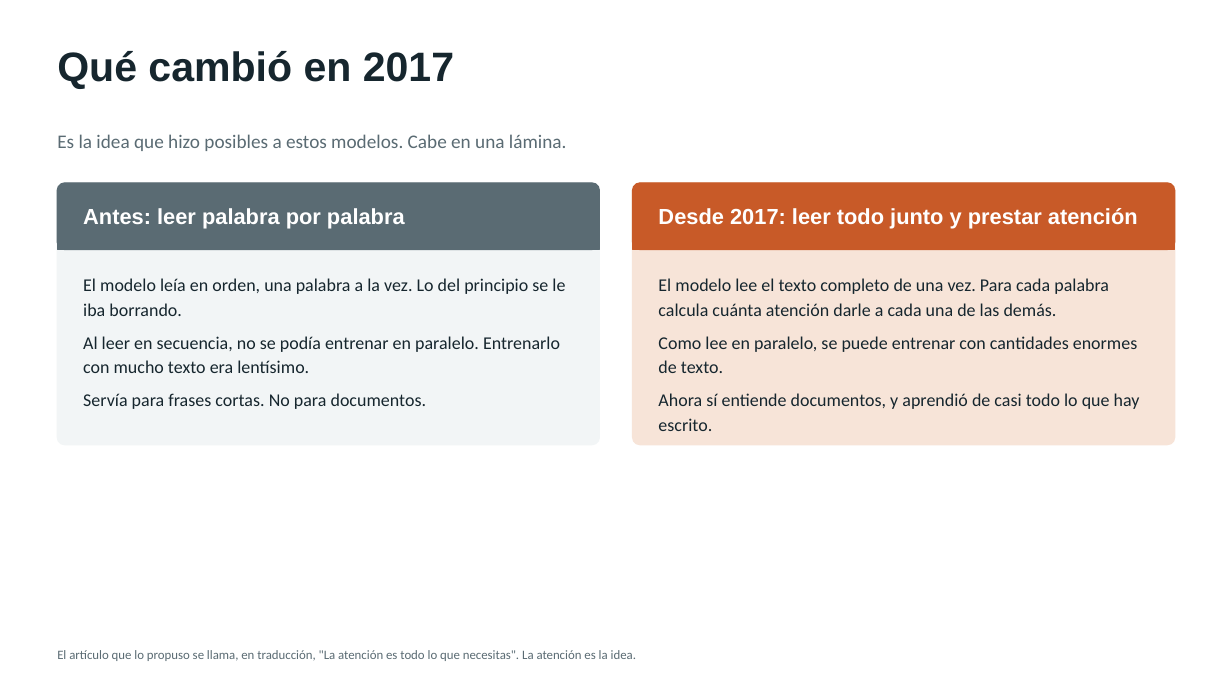
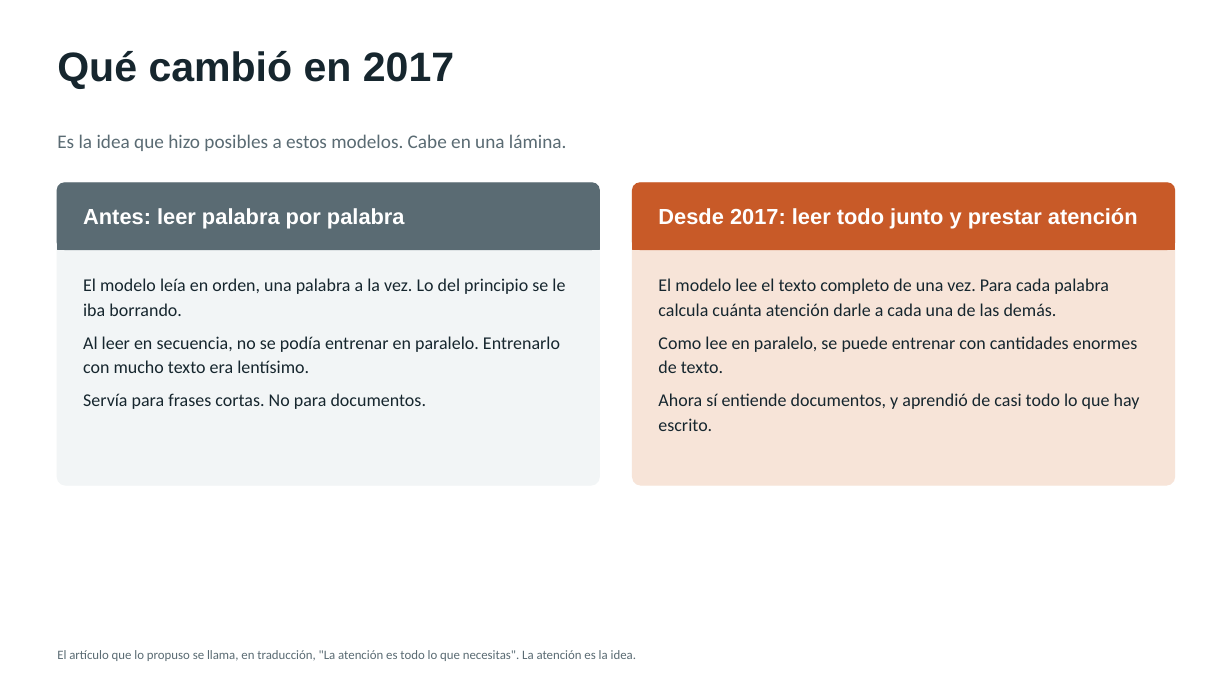
Before and after one commit to marvtrejo/curso-inegi-gen-ai, a slide deck: slide 10 of sesion-01/Sesion_01_Introduccion_IA_Generativa.pptx (slide 8 before the commit). Drawn at 1232x693 pixels with LibreOffice and Linux fonts; fonts in the diff are those of the drawing. Boxes give left, top, right and bottom in pixels: in the first picture for what was removed or moved away, otherwise in the second. Text is boxed around its words. In the diff, an @@ line names an element or a change of style, - is before the commit and + after.

```diff
--- a/sesion-01/Sesion_01_Introduccion_IA_Generativa.pptx
+++ b/sesion-01/Sesion_01_Introduccion_IA_Generativa.pptx
@@ rounded rectangle: place and size @@
-rounded rectangle at [57,183,600,445]
+rounded rectangle at [57,183,600,485]
@@ rounded rectangle: place and size @@
-rounded rectangle at [633,183,1176,445]
+rounded rectangle at [633,183,1176,485]
```
Also in this commit, not shown: 6 other slides changed, 2 slides added.
